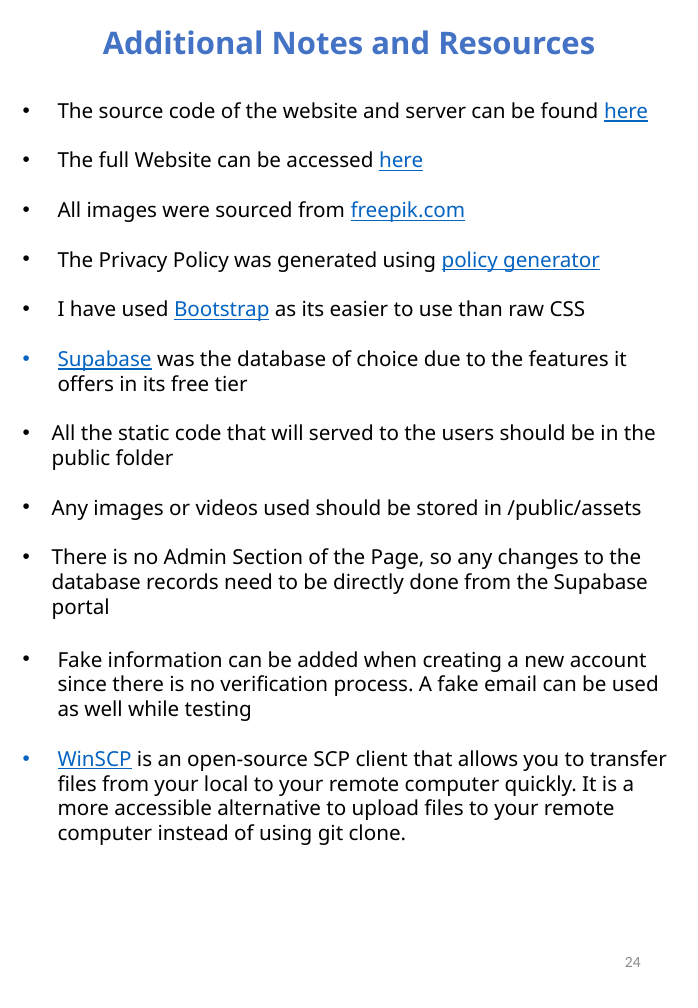
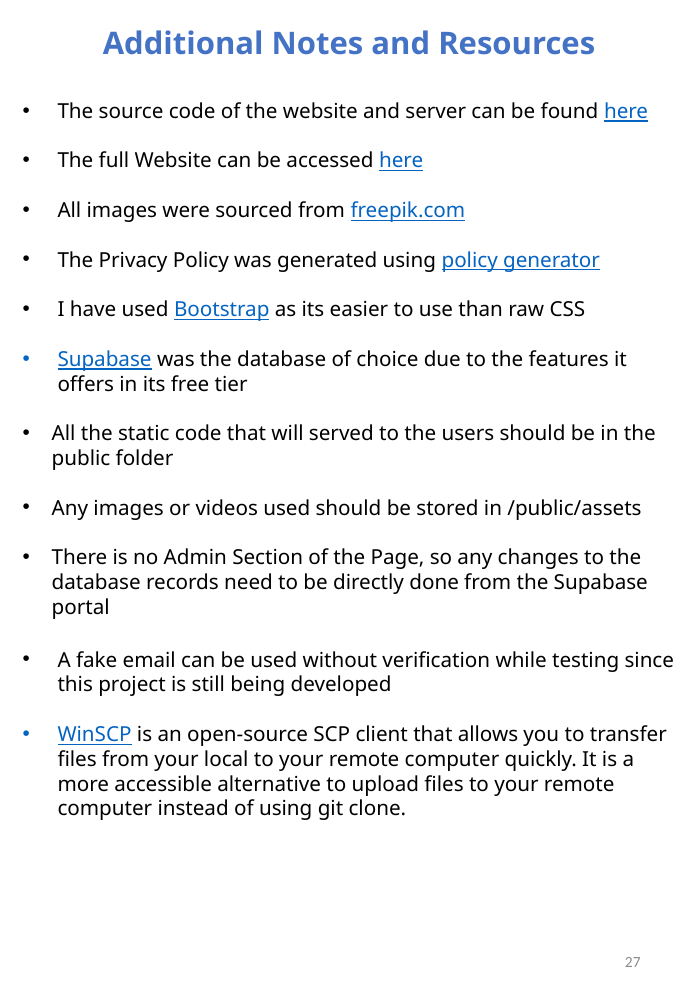
Before and after one commit to Agentgilspy/Food-Ordering-Website, a slide deck: slide 29 of ICT-171 Documentation.pptx (slide 30 before the commit). Drawn at 698x1008 pixels with LibreOffice and Linux fonts; fonts in the diff are those of the drawing. Boxes give left, top, right and bottom in pixels: in the first picture for what was removed or moved away, otherwise in the second. Text is boxed around its words. In the diff, an @@ line names an element or a change of style, - is before the commit and + after.

```diff
--- a/ICT-171 Documentation.pptx
+++ b/ICT-171 Documentation.pptx
@@ text at <box>58,651,674,696</box>: text changed @@
-• Fake information can be added when creating a new account since there is no verification process. A fake email can be used as well while testing
+• A fake email can be used without verification while testing since this project is still being developed
@@ text at <box>625,957,641,967</box>: text changed @@
-24
+27
```
Also in this commit, not shown: 17 other slides changed, 1 slide added, 2 slides removed.
